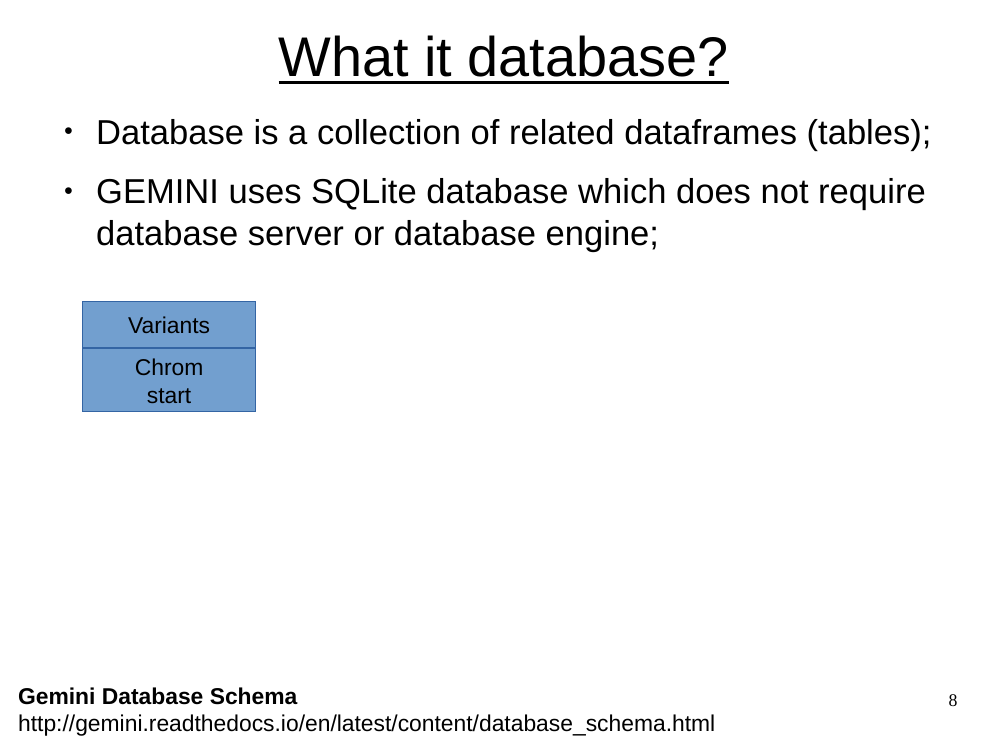
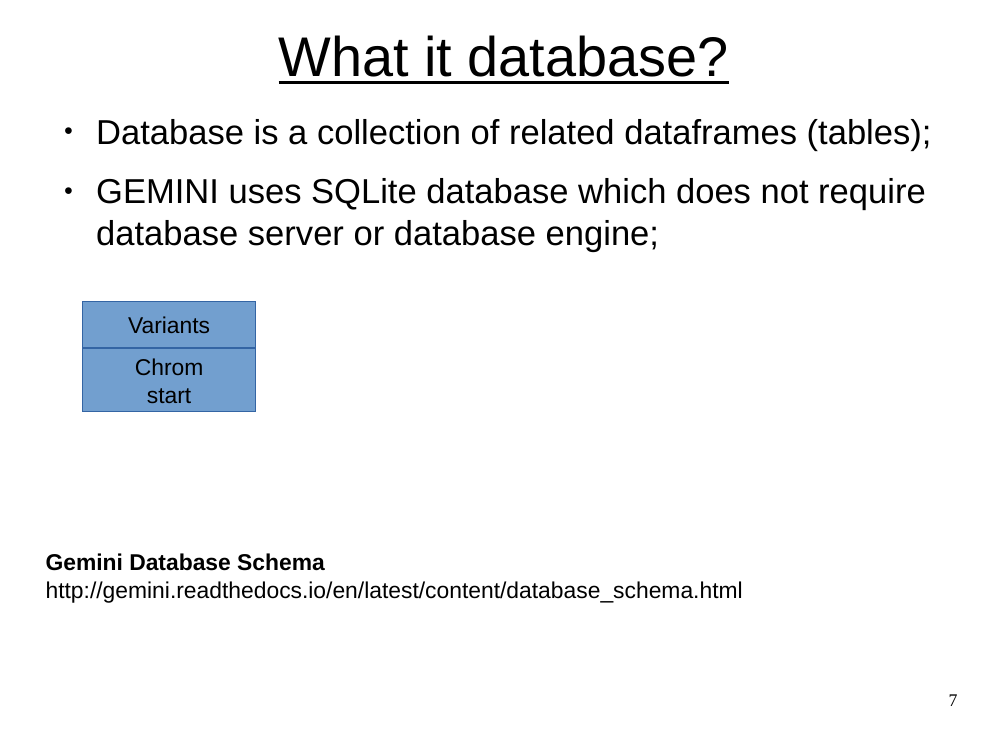
Before and after one commit to naumenko-sa/tutorials, a slide deck: slide 7 of ccm_tutorials.naumenko.GEMINI-R.odp (slide 8 before the commit). Drawn at 1008x756 pixels with LibreOffice and Linux fonts; fonts in the diff are those of the drawing. Boxes give left, top, right and bottom in pixels: in the first picture for what was removed or moved away, otherwise in the second. Text is boxed around its words. In the diff, an @@ line names an element or a change of style, - is before the commit and + after.

Commit message:
new file:   .RData 	new file:   .Rhistory 	modified:   GEMINI-R.Rmd 	new file:   GEMINI-R.html 	modified:   ccm_tutorials.naumenko.GEMINI-R.odp 	new file:   gemini_schema.png 	new file:   gemini_schema.xml

```diff
--- a/ccm_tutorials.naumenko.GEMINI-R.odp
+++ b/ccm_tutorials.naumenko.GEMINI-R.odp
@@ text "Gemini Database Schema": place and size @@
-text "Gemini Database Schema" at bbox=[18, 687, 715, 736]
+text "Gemini Database Schema" at bbox=[46, 553, 743, 603]
@@ page number at bbox=[949, 694, 958, 706]: text changed @@
-8
+7
```
Also in this commit, not shown: 1 slide removed, 6 other files.
